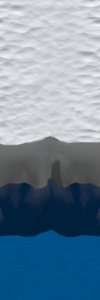
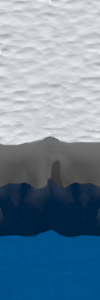
Comparing the layer stacks of the two w=100, h=300 images. Changes:
painted on "Pasted Layer" over [0, 0, 100, 137]
